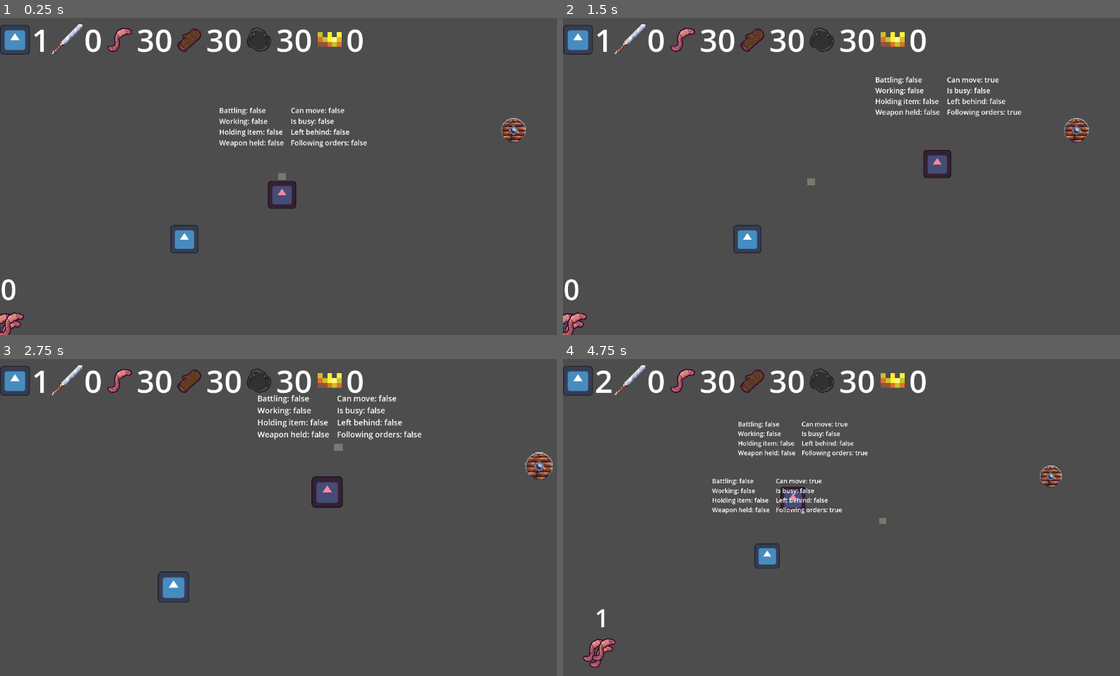
Above: before the commit, frames 1-4 (two rows, left to right).
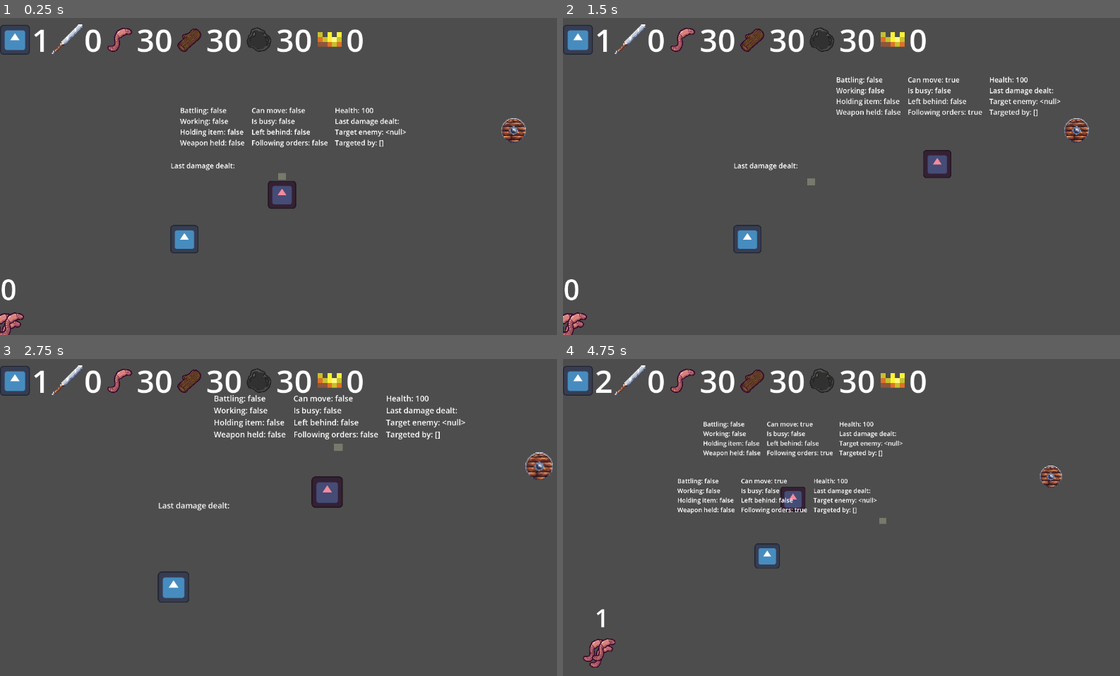
Above: after the commit, the same moments.

Repository: pradoh97/horde
Game: Godot game, scene res://level.tscn
The game is run twice, just before and just after one commit, with the same random seed, the same clock (stepped at 60 frames per second) and the same inputs. The engine's default icon, where the game draws it, is replaced by a stand-in: a white triangle on a blue panel in a dark square.
Inputs (mouse positions are in pixels of both pictures, inside the frame that each line leads up to):
- Up to frame 1 (0.25 s): no input
- Up to frame 2 (1.5 s): tap Enter at 0.5 s; move the mouse to (969, 160) at 0.52 s; press the mouse at (969, 160) at 0.53 s; release the mouse at (969, 160) at 1.25 s; drag from (730, 192) to (969, 160) at 1.27 s
- Up to frame 3 (2.75 s): move the mouse to (339, 447) at 2.02 s; hold Mouse wheel up (mouse_scroll_up) from 2.03 s (still down); click (339, 447) at 2.17 s
- Up to frame 4 (4.75 s): release Mouse wheel up (mouse_scroll_up) at 2.75 s; drag from (819, 580) to (891, 492) at 2.77 s; move the mouse to (1014, 565) at 3.52 s; hold Mouse wheel down (mouse_scroll_down) 3.53-4.25 s; click (1014, 565) at 3.67 s; drag from (674, 469) to (880, 520) at 4.27 s

The runs differ from the first frame. In frame 1, 1.6% of the frame differs, in the area x 30-73%, y 28-49%; in frame 2, 1.6%; in frame 3, 1.9%; in frame 4, 2.4%, in the area x 20-61%, y 19-49%.

Commit message:
Add fight cyce

Diff:
--- a/enemy_test.gd
+++ b/enemy_test.gd
@@ -1,7 +1,13 @@
-extends Area2D
+class_name Enemy extends Area2D
 
 @export var attack: int = 5
 @export var health: int = 10
+var target_enemy: Minion = null
+@warning_ignore("unused_signal")
+
+signal died(enemy)
+signal requested_new_enemy(enemy)
+signal attacked
 
 func receive_damage(damage: int = 0):
 	health -= damage
@@ -10,11 +16,46 @@
 
 func die():
 	attack = 0
+	died.emit(self)
 	$CollisionShape2D.set_deferred("disabled", true)
 	var tween = create_tween()
 	tween.tween_property(self, "modulate", Color.TRANSPARENT, 1)
 	tween.finished.connect(queue_free)
 
+func perform_attack():
+	var success = [0, 0, 0, 1].pick_random()
+	if success:
+		attacked.emit(randi_range(ceil(attack*0.4), attack))
+
+func engage_fight(minion: Minion):
+	if not target_enemy:
+		$AttackCooldown.start()
+		$AnimationPlayer.play("attacking")
+		target_enemy = minion
+		if not attacked.is_connected(target_enemy.receive_damage):
+			attacked.connect(target_enemy.receive_damage)
+		target_enemy.targeted_by.append(self)
+
+func disengage_fight():
+	$AnimationPlayer.stop()
+	$AttackCooldown.stop()
+	requested_new_enemy.disconnect(target_enemy._on_enemy_requested_new_enemy)
+	target_enemy.targeted_by.erase(self)
+	target_enemy = null
 
 func _on_body_entered(minion: Minion):
 	minion.engage_fight(self)
+	engage_fight(minion)
+
+func _on_attack_cooldown_timeout():
+	perform_attack()
+	if target_enemy:
+		$AttackCooldown.start()
+		$AnimationPlayer.play("attacking")
+
+func _on_battle_area_body_exited(body):
+	if body == target_enemy:
+		if target_enemy.targeted_by.find(self) >= 0:
+			target_enemy.disengage_fight()
+			disengage_fight()
+			requested_new_enemy.emit(self)
--- a/enemy_test.tscn
+++ b/enemy_test.tscn
@@ -6,7 +6,47 @@
 [sub_resource type="RectangleShape2D" id="RectangleShape2D_tegdf"]
 size = Vector2(146, 144)
 
-[node name="enemy_test" type="Area2D"]
+[sub_resource type="Animation" id="Animation_tegdf"]
+resource_name = "attacking"
+loop_mode = 1
+tracks/0/type = "value"
+tracks/0/imported = false
+tracks/0/enabled = true
+tracks/0/path = NodePath("Sprite2D:rotation")
+tracks/0/interp = 1
+tracks/0/loop_wrap = true
+tracks/0/keys = {
+"times": PackedFloat32Array(0, 0.8),
+"transitions": PackedFloat32Array(0.27739242, 1),
+"update": 0,
+"values": [0.0, 6.283185307179586]
+}
+
+[sub_resource type="Animation" id="Animation_c6iok"]
+length = 0.001
+tracks/0/type = "value"
+tracks/0/imported = false
+tracks/0/enabled = true
+tracks/0/path = NodePath("Sprite2D:rotation")
+tracks/0/interp = 1
+tracks/0/loop_wrap = true
+tracks/0/keys = {
+"times": PackedFloat32Array(0),
+"transitions": PackedFloat32Array(1),
+"update": 0,
+"values": [0.0]
+}
+
+[sub_resource type="AnimationLibrary" id="AnimationLibrary_5det1"]
+_data = {
+&"RESET": SubResource("Animation_c6iok"),
+&"attacking": SubResource("Animation_tegdf")
+}
+
+[sub_resource type="RectangleShape2D" id="RectangleShape2D_c6iok"]
+size = Vector2(820, 820)
+
+[node name="EnemyTest" type="Area2D"]
 collision_layer = 524288
 collision_mask = 4
 script = ExtResource("1_tegdf")
@@ -17,4 +57,21 @@
 [node name="Sprite2D" type="Sprite2D" parent="."]
 texture = ExtResource("1_tekfo")
 
+[node name="AttackCooldown" type="Timer" parent="."]
+one_shot = true
+
+[node name="AnimationPlayer" type="AnimationPlayer" parent="."]
+libraries = {
+&"": SubResource("AnimationLibrary_5det1")
+}
+
+[node name="BattleArea" type="Area2D" parent="."]
+collision_layer = 524288
+collision_mask = 4
+
+[node name="CollisionShape2D" type="CollisionShape2D" parent="BattleArea"]
+shape = SubResource("RectangleShape2D_c6iok")
+
 [connection signal="body_entered" from="." to="." method="_on_body_entered"]
+[connection signal="timeout" from="AttackCooldown" to="." method="_on_attack_cooldown_timeout"]
+[connection signal="body_exited" from="BattleArea" to="." method="_on_battle_area_body_exited"]
--- a/minion/minion.gd
+++ b/minion/minion.gd
@@ -2,6 +2,7 @@
 class_name Minion
 
 signal work_done
+signal attacked(damage)
 
 @export var max_speed = 600.0
 @export var max_speed_left_behind: float = 800.0
@@ -10,6 +11,8 @@
 @export var full_stop_speed: float = 40
 @export var distance_treshold: float = 700.0
 @export var work_distance_treshold_factor: float = 3.0
+@export var attack := 5
+@export var health := 100
 const minion_scene: PackedScene = preload("res://minion/minion.tscn")
 
 var recruit_cost: int = 0
@@ -29,7 +32,8 @@
 var weapon_held: Weapon = null
 var working: bool = false
 var work_zone_position: Vector2 = Vector2.ZERO
-var target_enemy = null
+var target_enemy: Enemy = null
+var targeted_by := []
 var battling := false
 
 func _ready():
@@ -47,6 +51,7 @@
 
 	if interrupt_work:
 		stop_work()
+		disengage_fight()
 
 	# Set the direction and velocity
 	if can_move:
@@ -80,6 +85,10 @@
 	%State/Properties2/IsBusy.text = "Is busy: " + str(is_busy)
 	%State/Properties2/LeftBehind.text = "Left behind: " + str(left_behind)
 	%State/Properties2/FollowingOrders.text = "Following orders: " + str(following_orders)
+	%State/Properties3/Health.text = "Health: " + str(health)
+	$State/Properties3/TargetEnemy.text = "Target enemy: " + str(target_enemy)
+	$State/Properties3/TargetedBy.text = "Targeted by: " + str(targeted_by)
+
 
 func be_commanded():
 	if not following_orders:
@@ -153,10 +162,36 @@
 	army.get_level().update_king_count(+1)
 	%Crown.visible = true
 
-func engage_fight(enemy):
-	if not target_enemy:
+func engage_fight(enemy: Enemy):
+	battling = true
+
+	if not target_enemy and weapon_held:
 		target_enemy = enemy
-		battling = true
+		if not target_enemy.died.is_connected(_on_enemy_died):
+			target_enemy.died.connect(_on_enemy_died)
+		if not target_enemy.requested_new_enemy.is_connected(_on_enemy_requested_new_enemy):
+			target_enemy.requested_new_enemy.connect(_on_enemy_requested_new_enemy)
+		if not attacked.is_connected(target_enemy.receive_damage):
+			attacked.connect(target_enemy.receive_damage)
+		work()
+
+func disengage_fight():
+	battling = false
+	target_enemy = null
+	stop_work()
+
+func receive_damage(damage):
+	health -= damage
+	if health <= 0:
+		kill()
+
+func _on_enemy_died(enemy: Enemy):
+	targeted_by.erase(enemy)
+	target_enemy = null
+	disengage_fight()
+
+func _on_enemy_requested_new_enemy(enemy: Enemy):
+	enemy.engage_fight(self)
 
 func _on_infect_area_area_entered(area):
 	#Minion in the army hits an unregistered minion. To join the hitting minion has to be in an army and the minion being hit does not.
@@ -174,5 +209,12 @@
 			army.recruit_minion(minion)
 
 func _on_activity_animations_animation_finished(_anim_name):
-	stop_work()
-	work_done.emit()
+	if not battling:
+		stop_work()
+		work_done.emit()
+	else:
+		var damage: int = randi_range(ceil(attack*0.4), attack)
+		%State/Properties3/LastAttack.text = "Last damage dealt: " + str(damage)
+		attacked.emit(damage)
+		if target_enemy:
+			$ActivityAnimations.play("working")
--- a/minion/minion.tscn
+++ b/minion/minion.tscn
@@ -168,6 +168,15 @@
 collision_mask = 269
 input_pickable = true
 script = ExtResource("1_ywcdx")
+max_speed = null
+max_speed_left_behind = null
+acceleration = null
+deceleration_factor = null
+full_stop_speed = null
+distance_treshold = null
+work_distance_treshold_factor = null
+attack = null
+health = null
 metadata/_edit_group_ = true
 
 [node name="Sprite2D" type="Sprite2D" parent="."]
@@ -276,5 +285,25 @@
 layout_mode = 2
 theme_override_font_sizes/font_size = 32
 
+[node name="Properties3" type="VBoxContainer" parent="State"]
+layout_mode = 2
+
+[node name="Health" type="Label" parent="State/Properties3"]
+layout_mode = 2
+theme_override_font_sizes/font_size = 32
+
+[node name="LastAttack" type="Label" parent="State/Properties3"]
+layout_mode = 2
+theme_override_font_sizes/font_size = 32
+text = "Last damage dealt:"
+
+[node name="TargetEnemy" type="Label" parent="State/Properties3"]
+layout_mode = 2
+theme_override_font_sizes/font_size = 32
+
+[node name="TargetedBy" type="Label" parent="State/Properties3"]
+layout_mode = 2
+theme_override_font_sizes/font_size = 32
+
 [connection signal="area_entered" from="InfectArea" to="." method="_on_infect_area_area_entered"]
 [connection signal="animation_finished" from="ActivityAnimations" to="." method="_on_activity_animations_animation_finished"]
Not shown: 1 places in enemy_test.tscn that only renumber resources
